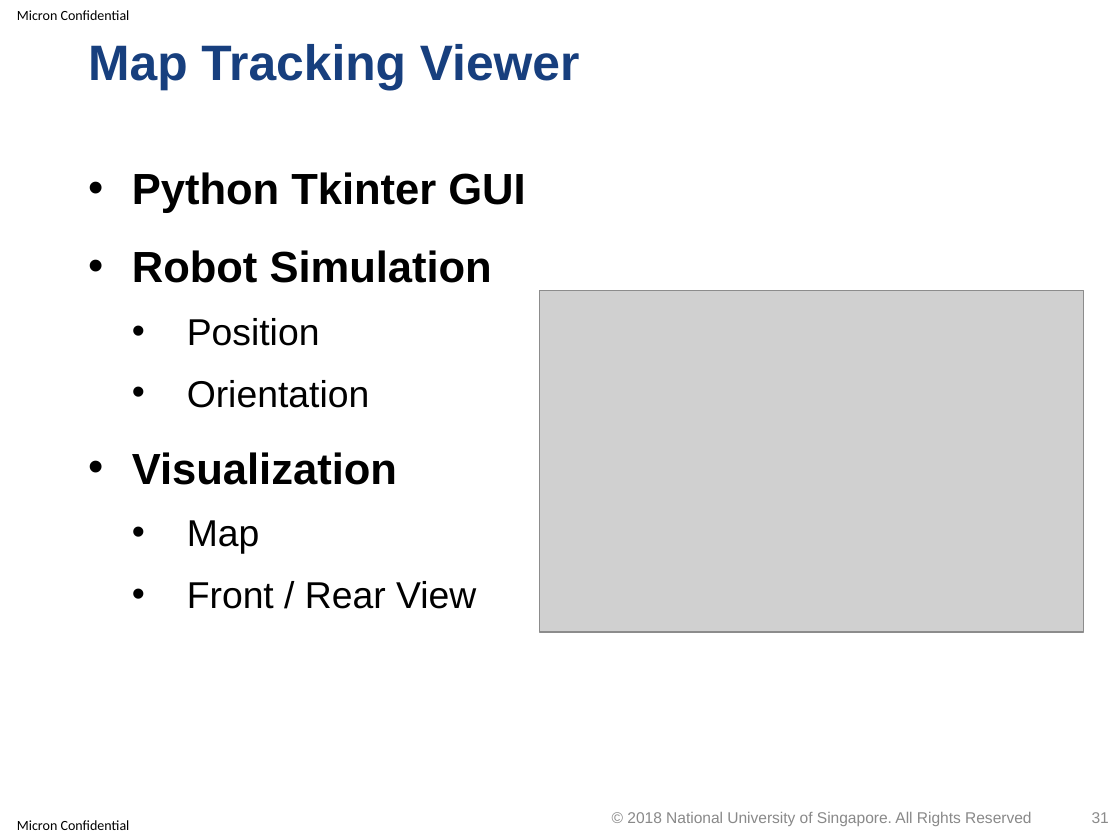
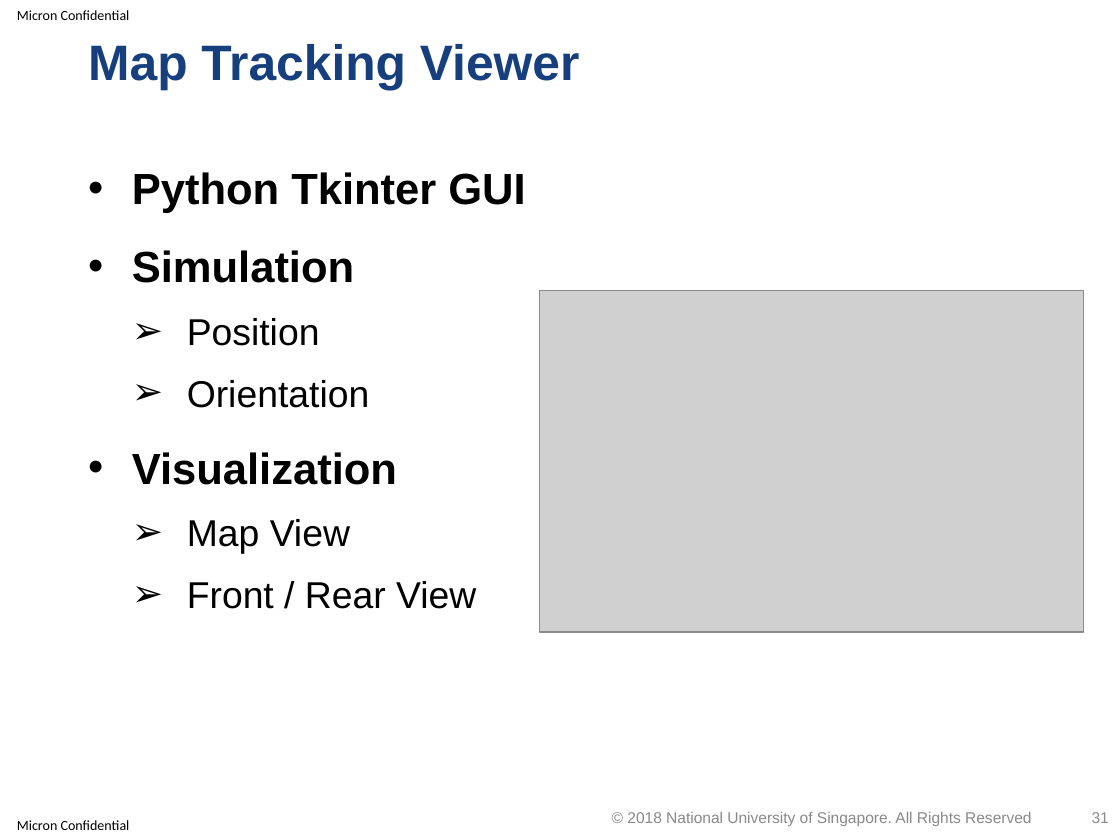
Before and after one commit to optimusium/3dscan, a slide deck: slide 31 of PracticeModule_Presentation.pptx. Drawn at 1120x840 pixels with LibreOffice and Linux fonts; fonts in the diff are those of the drawing; grey boxes stand for pictures; background and template pictures are left out. Boxes give left, top, right and bottom in pixels: in the first picture for what was removed or moved away, otherwise in the second. Text is boxed around its words. In the diff, an @@ line names an element or a change of style, - is before the commit and + after.

```diff
--- a/PracticeModule_Presentation.pptx
+++ b/PracticeModule_Presentation.pptx
@@ text at box(132, 250, 354, 283): text changed @@
-• Robot Simulation
+• Simulation
@@ text at box(187, 318, 476, 609): bullet • to ➢ @@
@@ text at box(187, 519, 350, 554): text changed @@
-  • Map
+  ➢ Map View
```
Also in this commit, not shown: 2 other slides changed, 1 other file.
